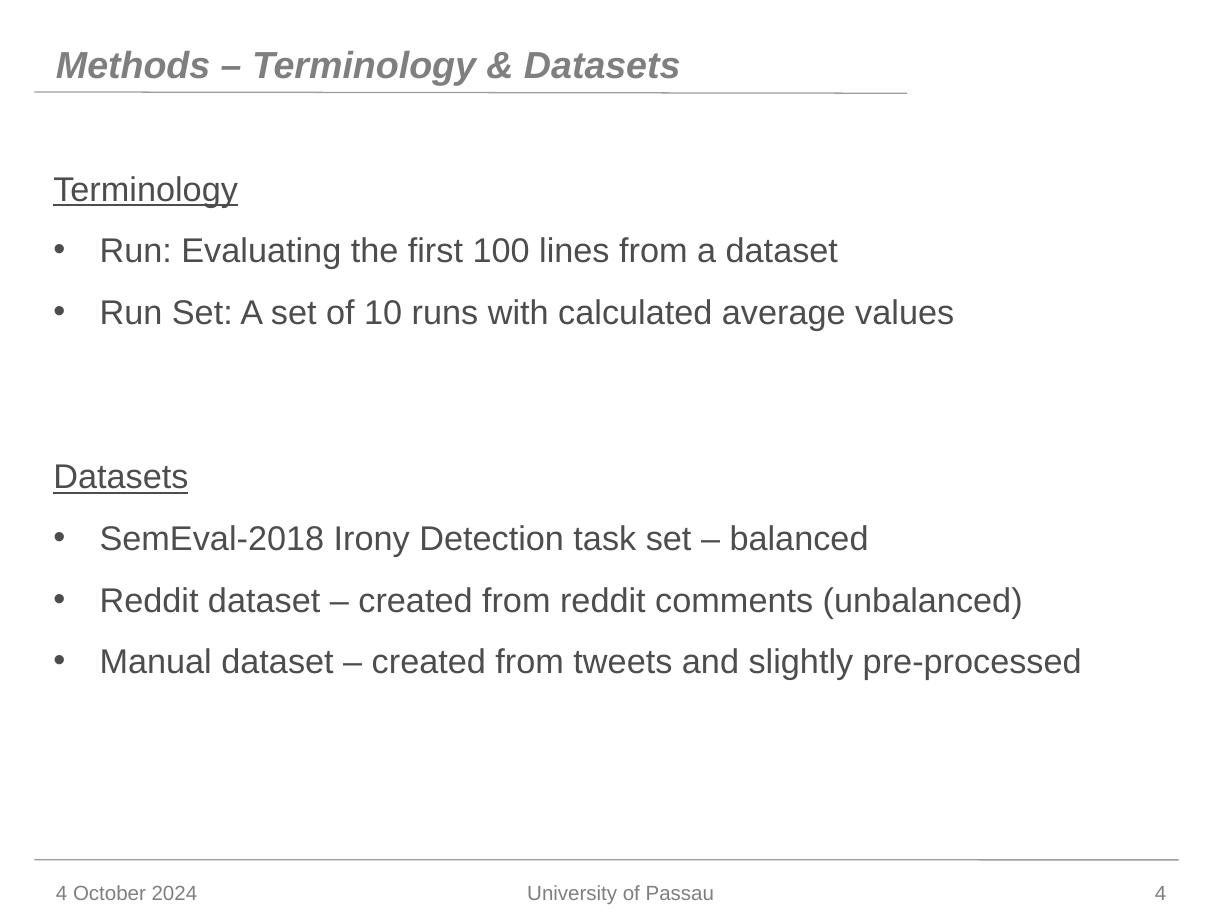
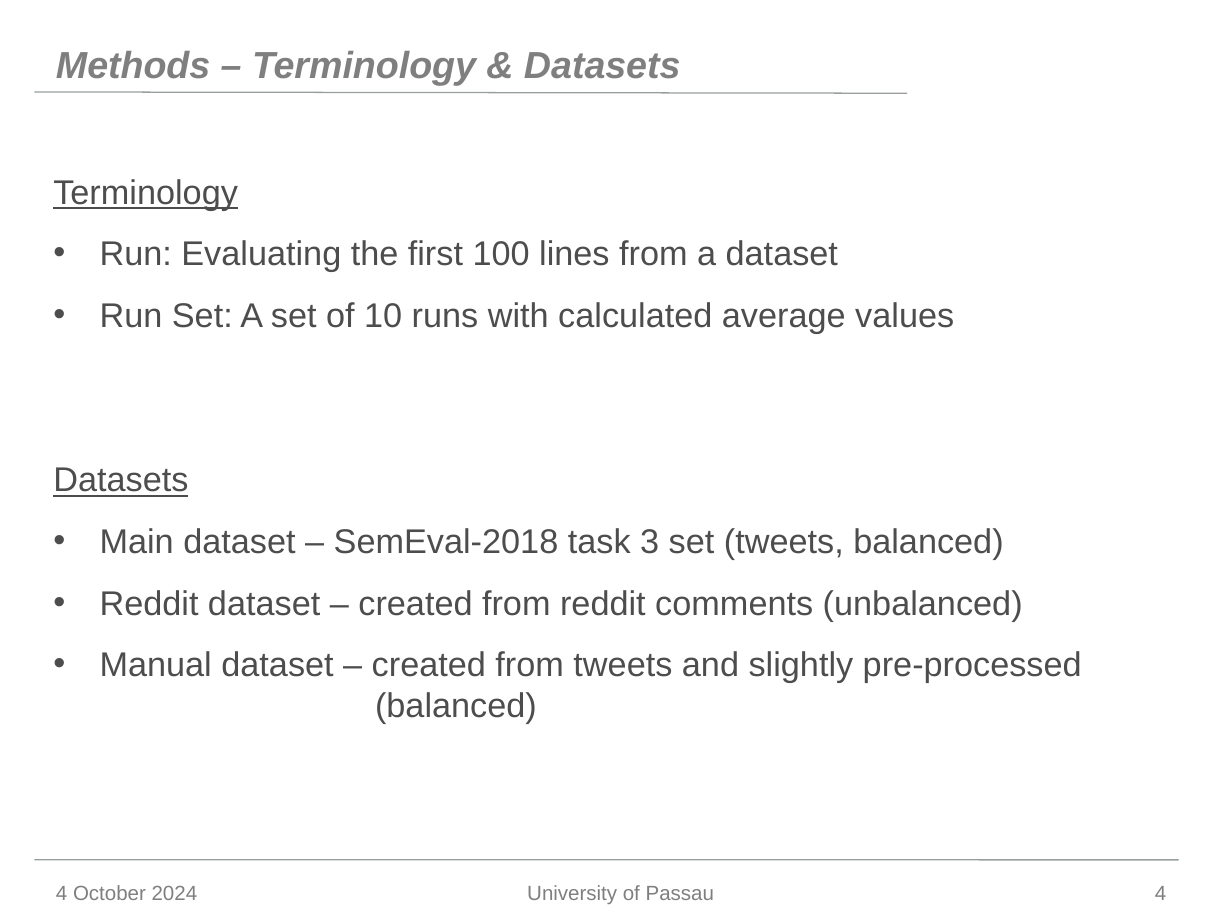
Before and after one commit to Jonas-Barth/bachelor, a slide deck: slide 4 of Writing/Präsentation - Kopie.pptx. Drawn at 1232x924 pixels with LibreOffice and Linux fonts; fonts in the diff are those of the drawing; background and template pictures are left out. Boxes give left, top, right and bottom in pixels: in the first picture for what was removed or moved away, otherwise in the second. Text is boxed around its words. In the diff, an @@ line names an element or a change of style, - is before the commit and + after.

```diff
--- a/Writing/Präsentation - Kopie.pptx
+++ b/Writing/Präsentation - Kopie.pptx
@@ text at (100,528,1003,560): text changed @@
-• SemEval-2018 Irony Detection task set – balanced
+• Main dataset – SemEval-2018 task 3 set (tweets, balanced)
@@ text at (100,651,1082,724): text changed @@
-• Manual dataset – created from tweets and slightly pre-processed
+• Manual dataset – created from tweets and slightly pre-processed
+  (balanced)
```
Also in this commit, not shown: 4 other slides changed.
